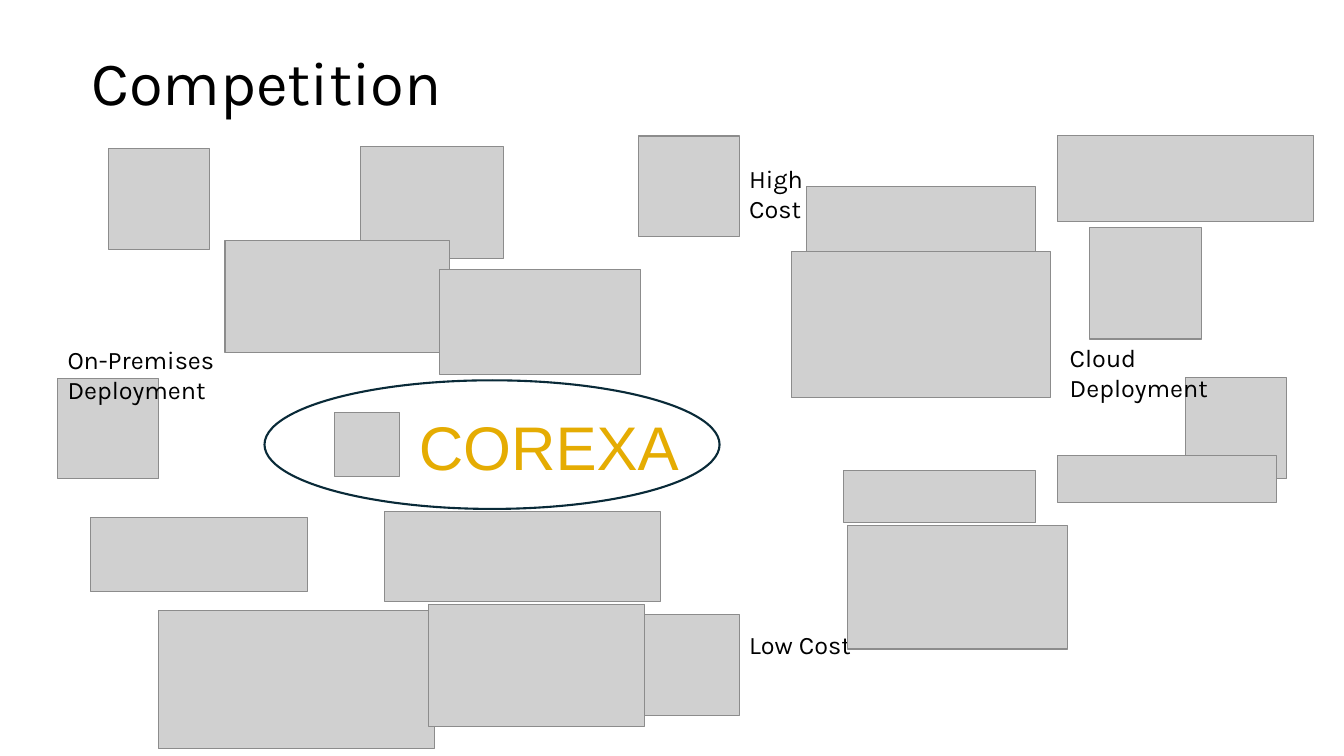
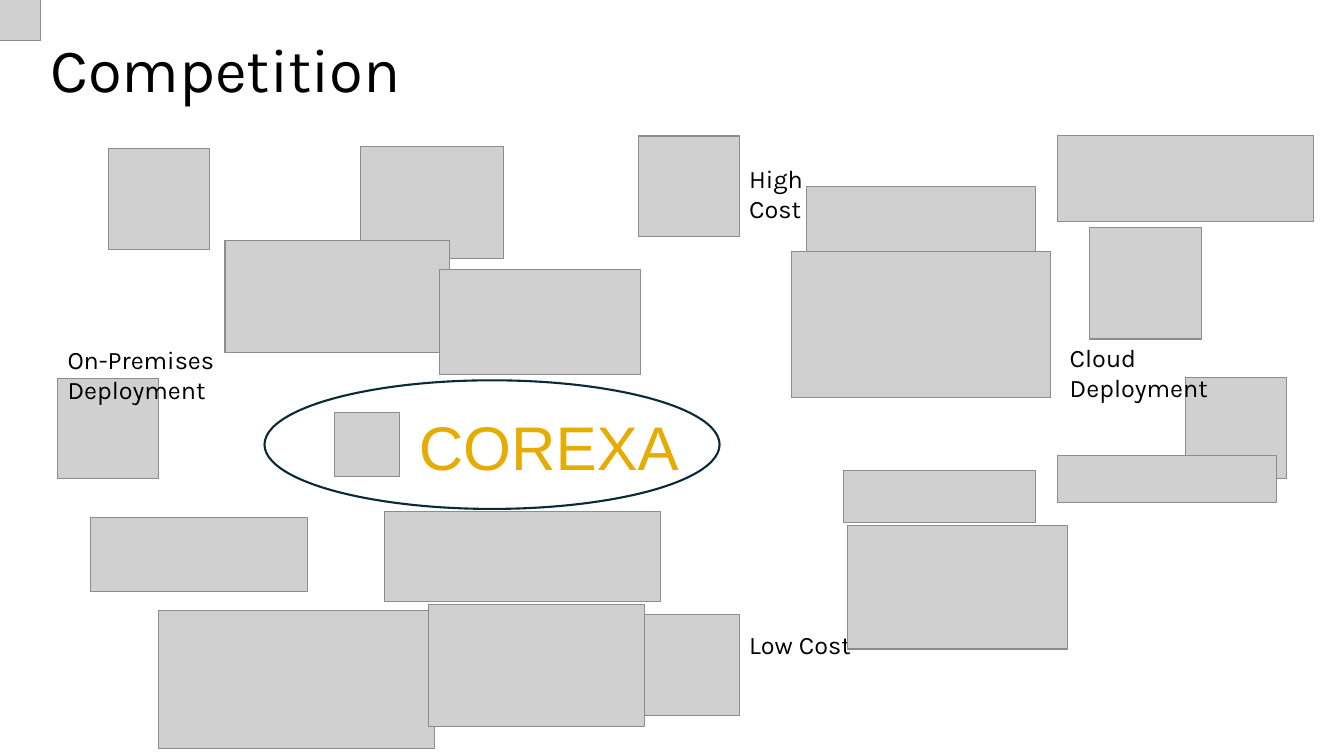
Before and after one commit to GitFarhanS/aib-App, a slide deck: slide 8 of src/assets/deck/Corexa Pitch Deck.pptx. Drawn at 1344x756 pixels with LibreOffice and Linux fonts; fonts in the diff are those of the drawing; grey boxes stand for pictures. Boxes give left, top, right and bottom in pixels: in the first picture for what was removed or moved away, otherwise in the second. Text is boxed around its words. In the diff, an @@ line names an element or a change of style, - is before the commit and + after.

```diff
--- a/src/assets/deck/Corexa Pitch Deck.pptx
+++ b/src/assets/deck/Corexa Pitch Deck.pptx
@@ picture added at (0,0,40,40) @@
@@ title "Competition": place and size @@
-title "Competition" at (91,62,441,120)
+title "Competition" at (50,49,400,107)
```
Also in this commit, not shown: 8 other slides changed, 1 other file.
